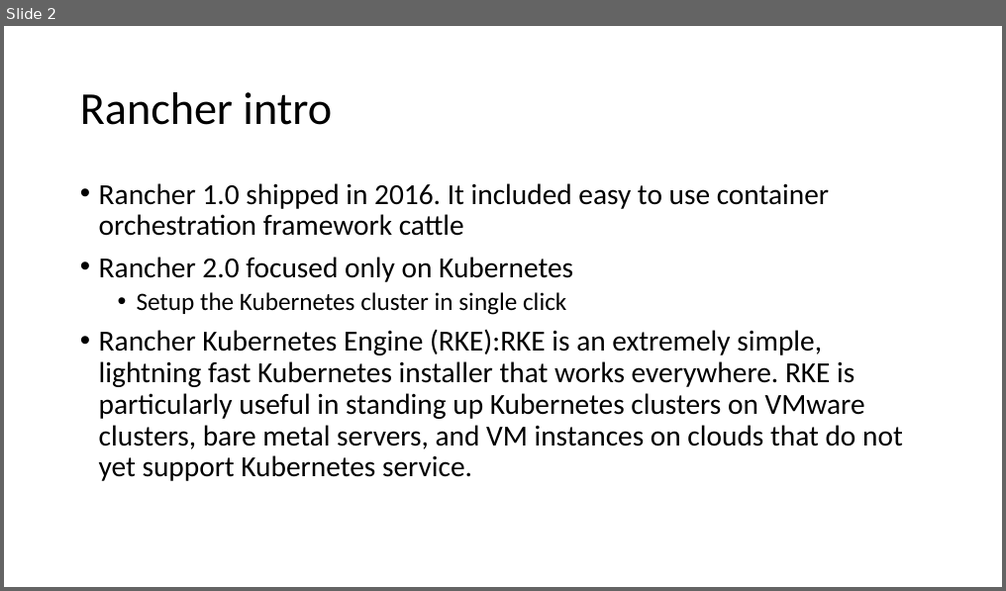
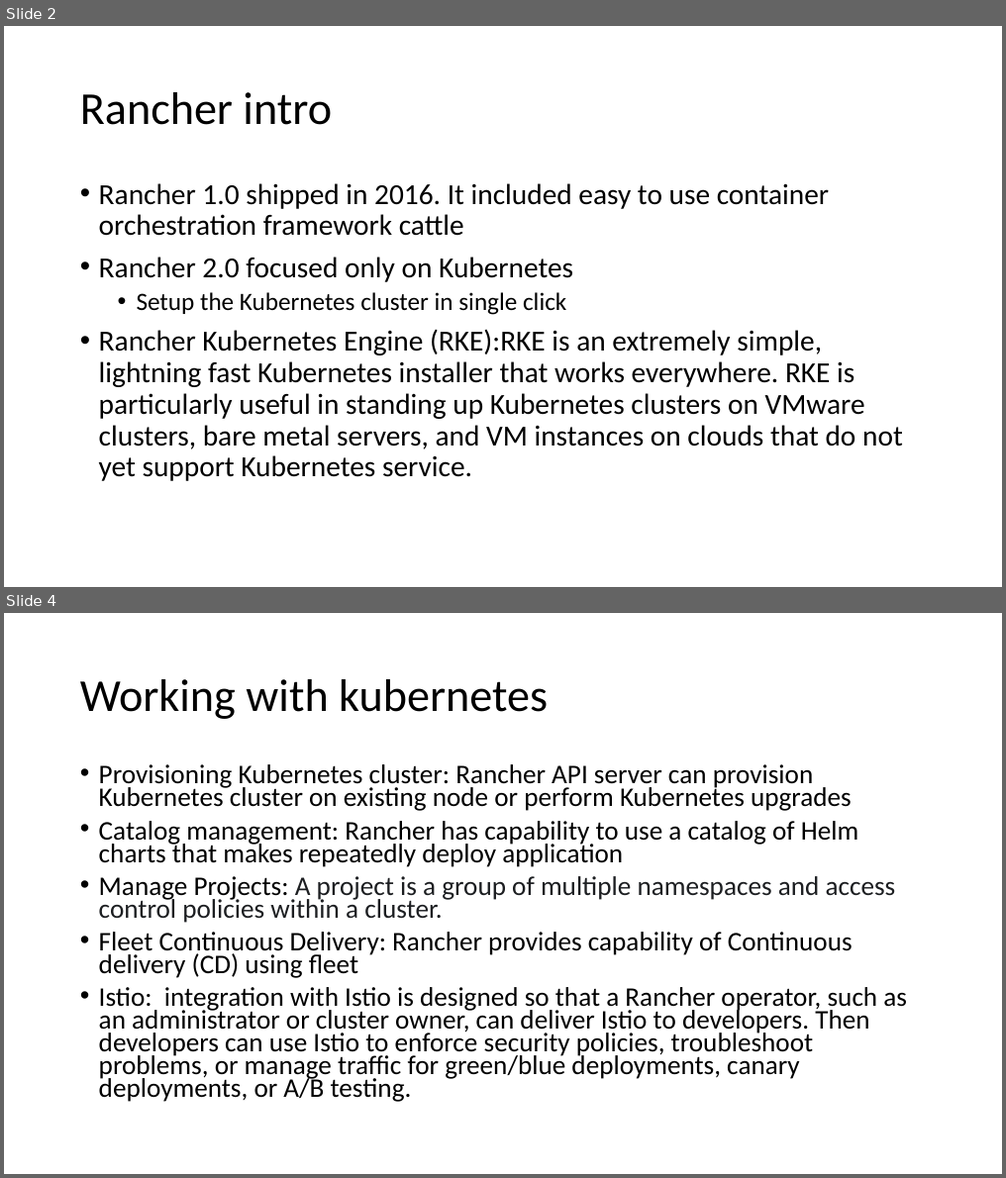
Before and after one commit to amitopenwriteup/my_proj, a slide deck: Rancher.pptx. Shown one above the other, each under a label of ours: slide 2 before the commit, slides 2 and 4 after it; the slides between them are not shown. The pictures are 1006x591 and 1006x1178 pixels, drawn with LibreOffice and Linux fonts; fonts in the diff are those of the drawing. Boxes give left, top, right and bottom in pixels: in the first picture for what was removed or moved away, otherwise in the second. Text is boxed around its words. In the diff, an @@ line names an element or a change of style, - is before the commit and + after.

```diff
--- a/Rancher.pptx
+++ b/Rancher.pptx
@@ slide 4 added at bbox=[4, 613, 1002, 1174], background #FFFFFF @@
@@ title added at bbox=[80, 679, 548, 719], 44 pt, text #000000 @@
+Working with kubernetes
@@ text added at bbox=[99, 764, 907, 1102], 25.9 pt, text #000000 @@
+• Provisioning Kubernetes cluster: Rancher API server can provision Kubernetes cluster on existing node or perform Kubernetes upgrades
+• Catalog management: Rancher has capability to use a catalog of Helm charts that makes repeatedly deploy application
+• Manage Projects: A project is a group of multiple namespaces and access control policies within a cluster.
+• Fleet Continuous Delivery: Rancher provides capability of Continuous delivery (CD) using fleet
+• Istio: integration with Istio is designed so that a Rancher operator, such as an administrator or cluster owner, can deliver Istio to developers. Then developers can use Istio to enforce security policies, troubleshoot problems, or manage traffic for green/blue deployments, canary deployments, or A/B testing.
```
Also in this commit, not shown: 1 slide changed, 20 other slides added, 4 other files.
